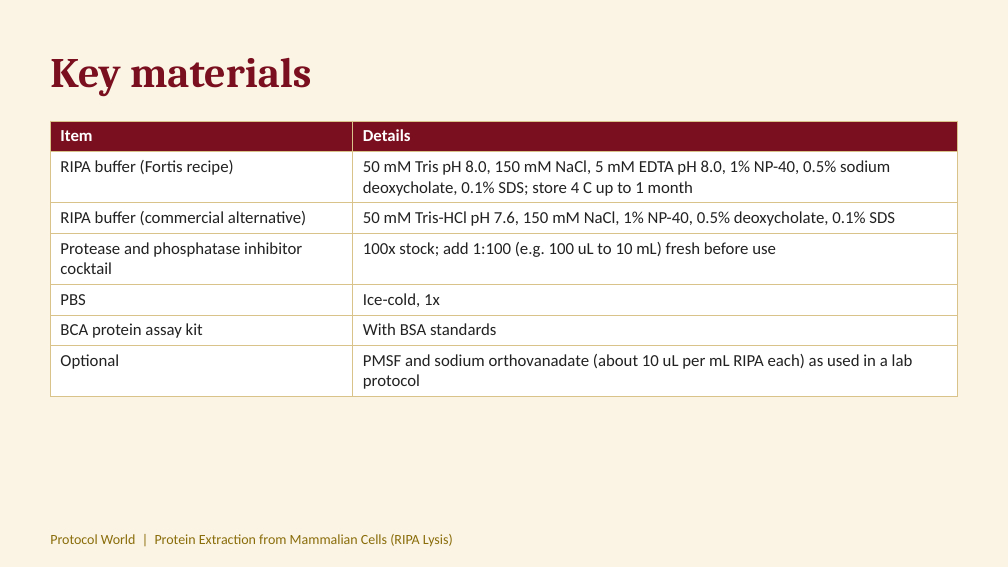
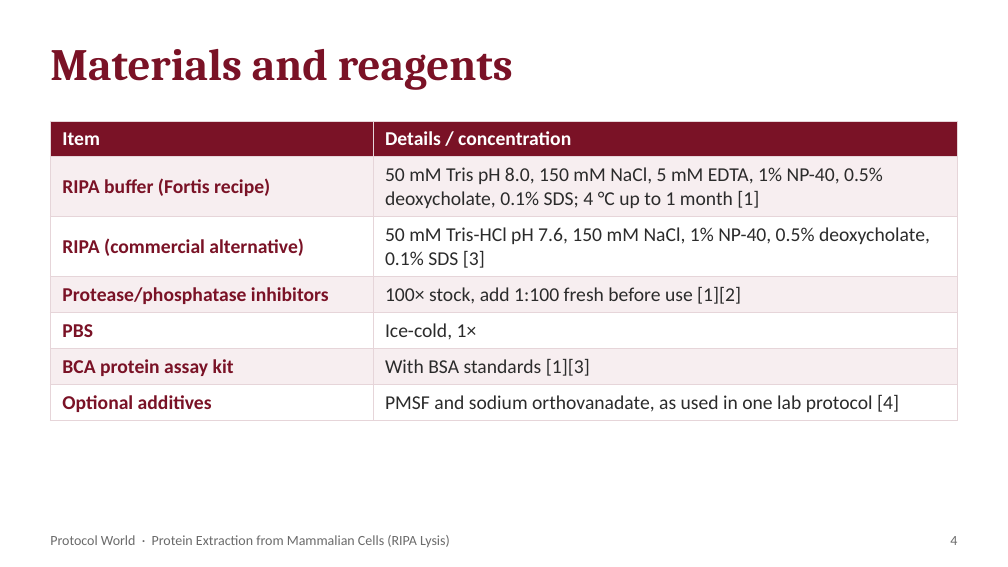
Before and after one commit to ProtocolWorld/ProtocolWorld, a slide deck: slide 4 of uploads/protein-extraction-from-mammalian-cells-ripa-lysis.pptx (slide 3 before the commit). Drawn at 1008x567 pixels with LibreOffice and Linux fonts; fonts in the diff are those of the drawing. Boxes give left, top, right and bottom in pixels: in the first picture for what was removed or moved away, otherwise in the second. Text is boxed around its words. In the diff, an @@ line names an element or a change of style, - is before the commit and + after.

```diff
--- a/uploads/protein-extraction-from-mammalian-cells-ripa-lysis.pptx
+++ b/uploads/protein-extraction-from-mammalian-cells-ripa-lysis.pptx
@@ background #FBF4E4 to #FFFFFF @@
@@ text at (50, 49, 513, 90): text changed; size 30 to 32 pt; text colour #7A0F1F to #7A1226 @@
-Key materials
+Materials and reagents
@@ table at (50, 121, 958, 416) @@
-row 1, column 2: Details
+row 1, column 2: Details / concentration
-row 2, column 2: 50 mM Tris pH 8.0, 150 mM NaCl, 5 mM EDTA pH 8.0, 1% NP-40, 0.5% sodium deoxycholate, 0.1% SDS; store 4 C up to 1 month
+row 2, column 2: 50 mM Tris pH 8.0, 150 mM NaCl, 5 mM EDTA, 1% NP-40, 0.5% deoxycholate, 0.1% SDS; 4 °C up to 1 month [1]
-row 3, column 1: RIPA buffer (commercial alternative)
+row 3, column 1: RIPA (commercial alternative)
-row 3, column 2: 50 mM Tris-HCl pH 7.6, 150 mM NaCl, 1% NP-40, 0.5% deoxycholate, 0.1% SDS
+row 3, column 2: 50 mM Tris-HCl pH 7.6, 150 mM NaCl, 1% NP-40, 0.5% deoxycholate, 0.1% SDS [3]
-row 4, column 1: Protease and phosphatase inhibitor cocktail
+row 4, column 1: Protease/phosphatase inhibitors
-row 4, column 2: 100x stock; add 1:100 (e.g. 100 uL to 10 mL) fresh before use
+row 4, column 2: 100× stock, add 1:100 fresh before use [1][2]
-row 5, column 2: Ice-cold, 1x
+row 5, column 2: Ice-cold, 1×
-row 6, column 2: With BSA standards
+row 6, column 2: With BSA standards [1][3]
-row 7, column 1: Optional
+row 7, column 1: Optional additives
-row 7, column 2: PMSF and sodium orthovanadate (about 10 uL per mL RIPA each) as used in a lab protocol
+row 7, column 2: PMSF and sodium orthovanadate, as used in one lab protocol [4]
@@ fill #7A0F1F to #7A1226 in row 1 @@
@@ fill #FFFFFF to #F7EEF0 in 6 cells @@
@@ size 12 to 14 pt in "Item", "RIPA buffer (Fortis recipe)", "PBS", "BCA protein assay kit" @@
@@ text colour #222222 to #7A1226, bold on in "RIPA buffer (Fortis recipe)", "PBS", "BCA protein assay kit" @@
@@ borders changed @@
@@ text at (50, 535, 450, 547): text changed; text colour #8A6D0B to #6B6B6B @@
-Protocol World | Protein Extraction from Mammalian Cells (RIPA Lysis)
+Protocol World · Protein Extraction from Mammalian Cells (RIPA Lysis)
@@ text added at (950, 536, 957, 545), 10 pt, text #6B6B6B @@
+4
```
Also in this commit, not shown: 5 other slides changed, 6 slides added, 2 slides removed, 9 other files.
